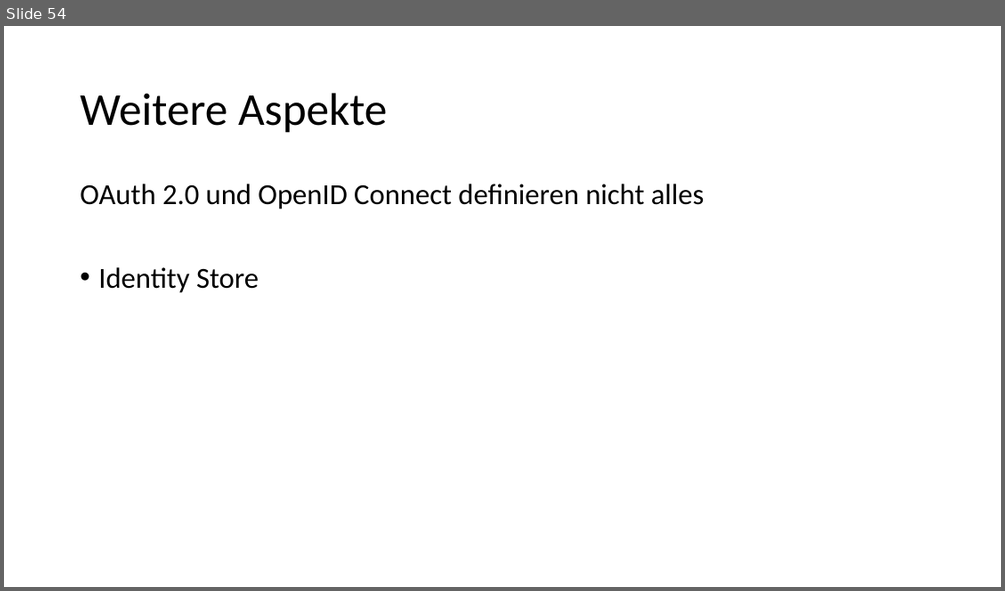
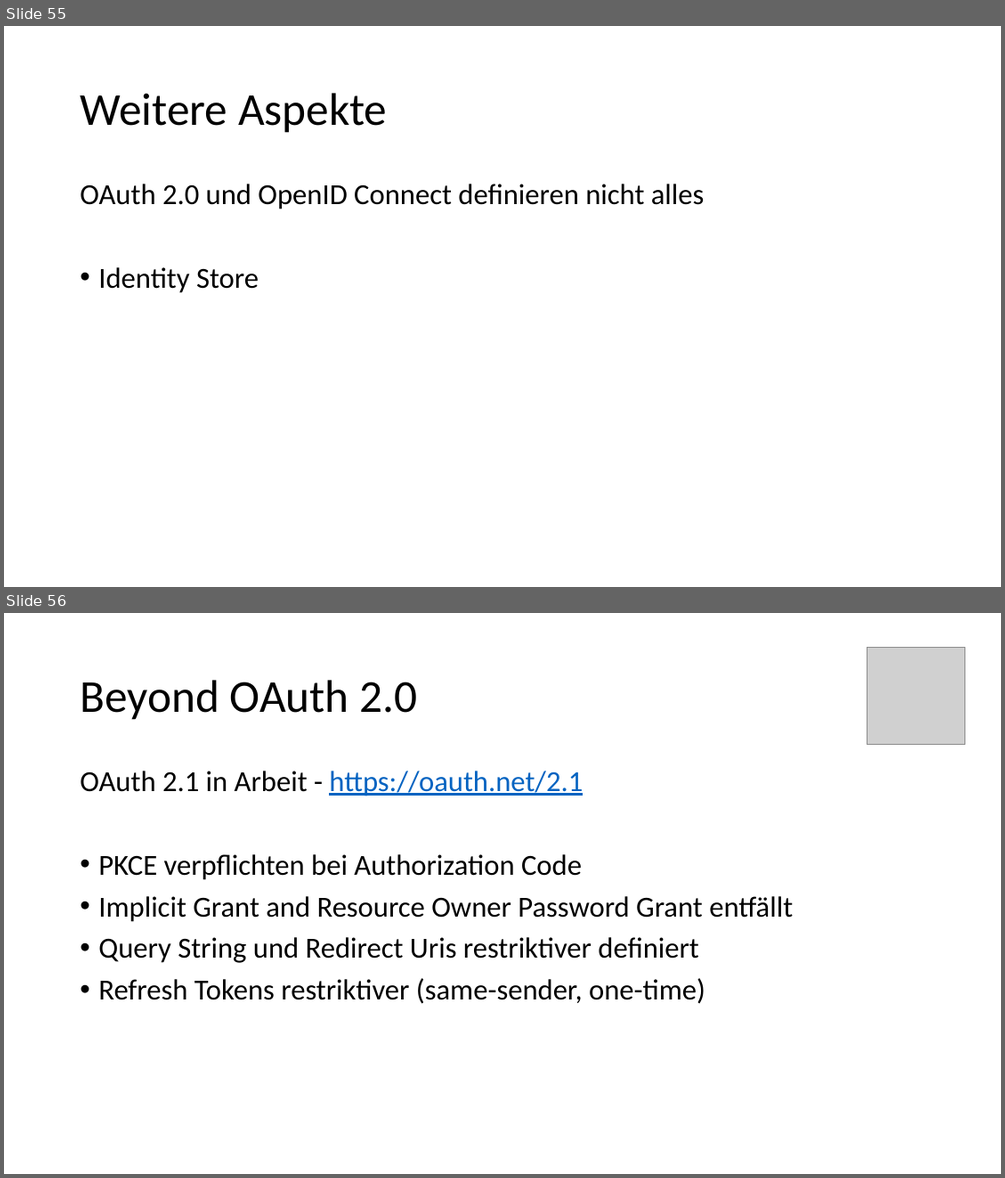
Before and after one commit to danielwagn3r/openid-workshop, a slide deck: OpenID Connect & OAuth.pptx. Shown one above the other, each under a label of ours: slide 54 before the commit, slides 55 and 56 after it. The pictures are 1005x591 and 1005x1178 pixels, drawn with LibreOffice and Linux fonts; fonts in the diff are those of the drawing; grey boxes stand for pictures. Boxes give left, top, right and bottom in pixels: in the first picture for what was removed or moved away, otherwise in the second. Text is boxed around its words. In the diff, an @@ line names an element or a change of style, - is before the commit and + after.

```diff
--- a/OpenID Connect & OAuth.pptx
+++ b/OpenID Connect & OAuth.pptx
@@ slide 56 added at box(4, 613, 1001, 1174), background #FFFFFF @@
@@ picture added at box(867, 648, 965, 745) @@
@@ title added at box(80, 680, 417, 720), 44 pt, text #000000 @@
+Beyond OAuth 2.0
@@ text added at box(80, 771, 793, 1004), 28 pt, text #000000 @@
+OAuth 2.1 in Arbeit - https://oauth.net/2.1
+• PKCE verpflichten bei Authorization Code
+• Implicit Grant and Resource Owner Password Grant entfällt
+• Query String und Redirect Uris restriktiver definiert
+• Refresh Tokens restriktiver (same-sender, one-time)
@@ what was slide 54 is now slide 55 @@
```
Also in this commit, not shown: 1 slide changed.
